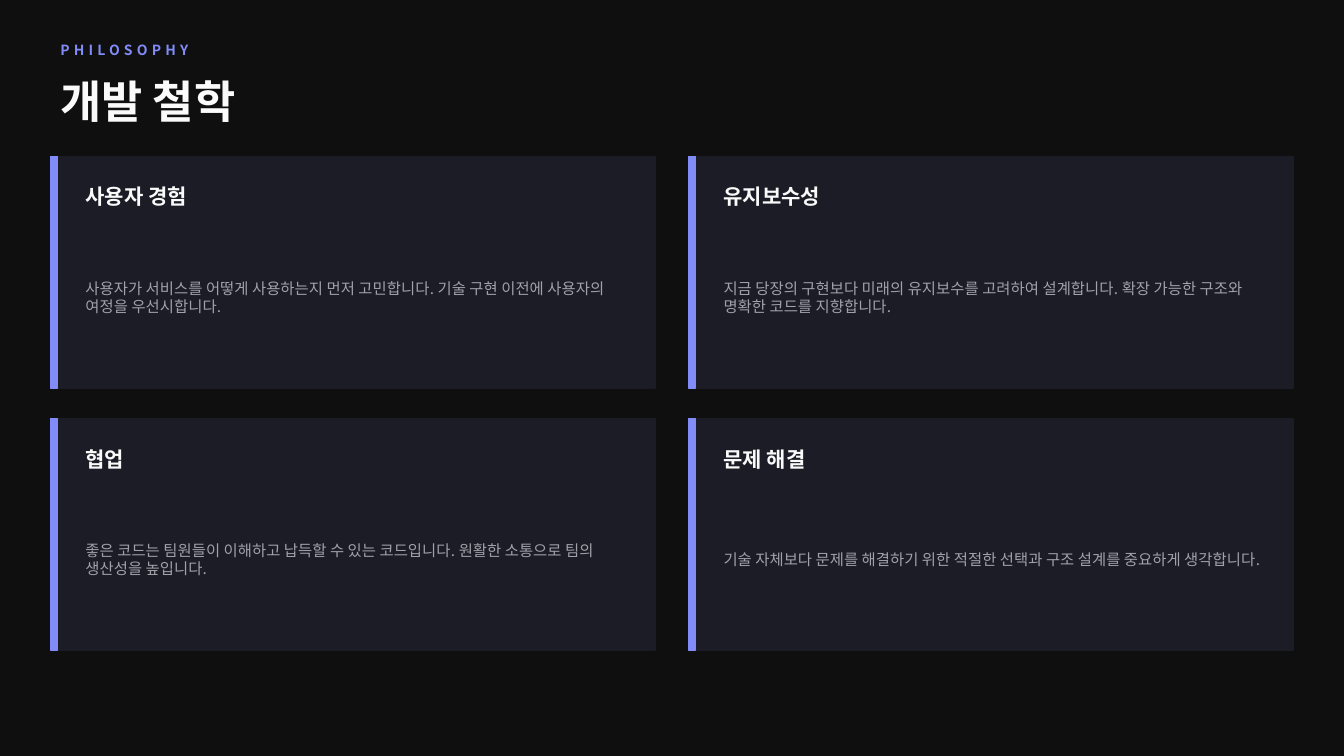
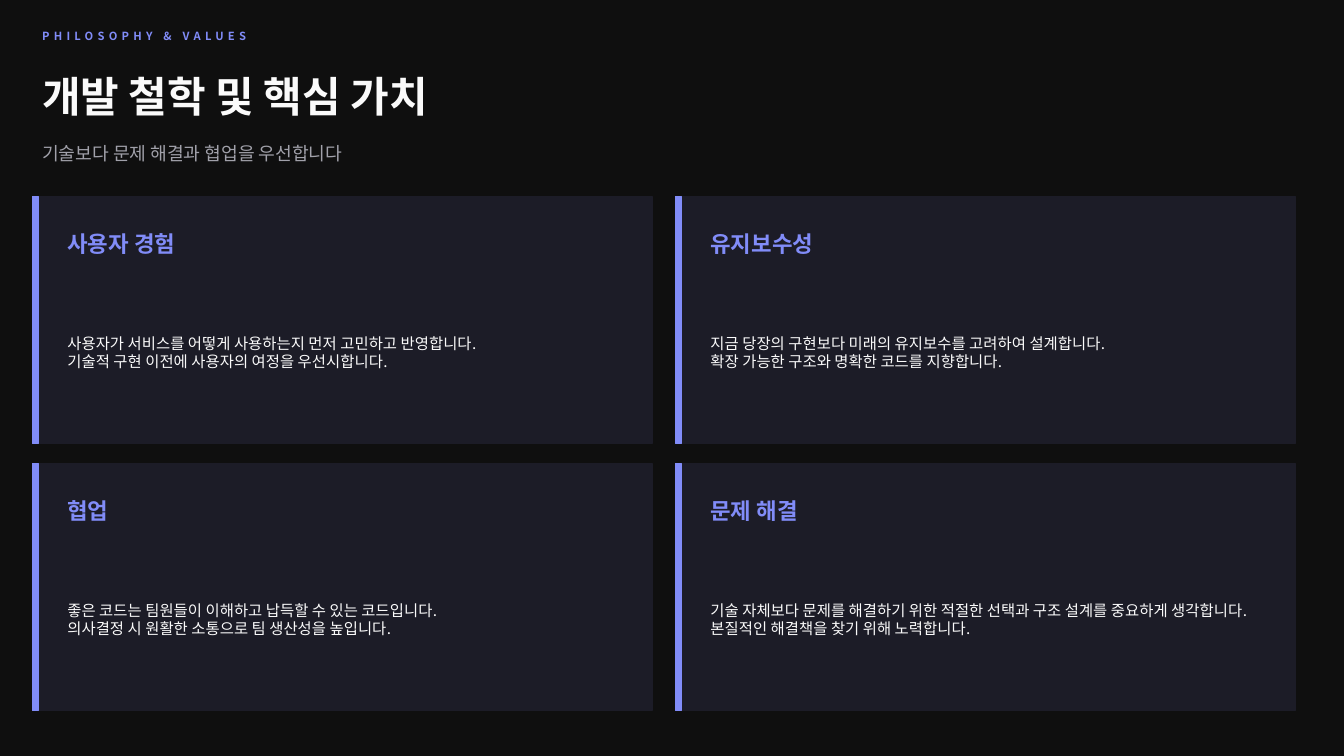
Before and after one commit to jinwonnnnnnn/jinwon-portfolio, a slide deck: slide 2 of apps/web/public/portfolio.pptx (slide 11 before the commit). Drawn at 1344x756 pixels with LibreOffice and Linux fonts; fonts in the diff are those of the drawing. Boxes give left, top, right and bottom in pixels: in the first picture for what was removed or moved away, otherwise in the second. Text is boxed around its words. In the diff, an @@ line names an element or a change of style, - is before the commit and + after.

```diff
--- a/apps/web/public/portfolio.pptx
+++ b/apps/web/public/portfolio.pptx
@@ text at (42,31,246,40): text changed; size 10 to 8 pt @@
-PHILOSOPHY
+PHILOSOPHY & VALUES
@@ text at (42,76,427,116): text changed; size 32 to 30 pt @@
-개발 철학
+개발 철학 및 핵심 가치
@@ text added at (42,145,343,162), 13 pt, text #A1A1AA @@
+기술보다 문제 해결과 협업을 우선합니다
@@ rectangle: place and size @@
-rectangle at (50,156,655,388)
+rectangle at (32,197,652,444)
@@ rectangle: place and size @@
-rectangle at (50,156,57,388)
+rectangle at (32,197,38,444)
@@ rectangle: place and size @@
-rectangle at (689,156,1294,388)
+rectangle at (676,197,1296,444)
@@ rectangle: place and size @@
-rectangle at (689,156,696,388)
+rectangle at (676,197,682,444)
@@ text "사용자 경험": place and size @@
-text "사용자 경험" at (85,186,187,206)
+text "사용자 경험" at (67,233,175,254)
@@ text "유지보수성": place and size @@
-text "유지보수성" at (724,186,821,206)
+text "유지보수성" at (710,233,813,254)
@@ text at (67,336,477,369): text changed; text colour #A1A1AA to #FAFAFA @@
-사용자가 서비스를 어떻게 사용하는지 먼저 고민합니다. 기술 구현 이전에 사용자의 여정을 우선시합니다.
+사용자가 서비스를 어떻게 사용하는지 먼저 고민하고 반영합니다.
+기술적 구현 이전에 사용자의 여정을 우선시합니다.
@@ text at (710,336,1106,369): text changed; text colour #A1A1AA to #FAFAFA @@
-지금 당장의 구현보다 미래의 유지보수를 고려하여 설계합니다. 확장 가능한 구조와 명확한 코드를 지향합니다.
+지금 당장의 구현보다 미래의 유지보수를 고려하여 설계합니다.
+확장 가능한 구조와 명확한 코드를 지향합니다.
@@ rectangle: place and size @@
-rectangle at (50,418,655,650)
+rectangle at (32,464,652,711)
@@ rectangle: place and size @@
-rectangle at (50,418,57,650)
+rectangle at (32,464,38,711)
@@ rectangle: place and size @@
-rectangle at (689,418,1294,650)
+rectangle at (676,464,1296,711)
@@ rectangle: place and size @@
-rectangle at (689,418,696,650)
+rectangle at (676,464,682,711)
@@ size 15 to 16 pt, text colour #FAFAFA to #818CF8 in 4 elements at (710,233,813,254), (67,233,175,254), (710,500,798,521), (67,500,108,521) @@
@@ text "협업": place and size @@
-text "협업" at (85,449,124,469)
+text "협업" at (67,500,108,521)
@@ text "문제 해결": place and size @@
-text "문제 해결" at (724,449,806,469)
+text "문제 해결" at (710,500,798,521)
@@ text "기술 자체보다 문제를 해결하기 위한 ...": place and size @@
-text "기술 자체보다 문제를 해결하기 위한 ..." at (724,552,1260,566)
+text "기술 자체보다 문제를 해결하기 위한 ..." at (710,603,1247,636)
@@ text at (67,603,437,636): text changed; text colour #A1A1AA to #FAFAFA @@
-좋은 코드는 팀원들이 이해하고 납득할 수 있는 코드입니다. 원활한 소통으로 팀의 생산성을 높입니다.
+좋은 코드는 팀원들이 이해하고 납득할 수 있는 코드입니다.
+의사결정 시 원활한 소통으로 팀 생산성을 높입니다.
@@ text at (710,621,971,636): paragraph added @@
+본질적인 해결책을 찾기 위해 노력합니다.
@@ text at (710,603,1247,618): text colour #A1A1AA to #FAFAFA in "기술 자체보다 문제를 해결하기 위한 적절한 선택과 ..." @@
```
Also in this commit, not shown: 8 other slides changed, 3 slides added, 3 slides removed, 2 other files.
